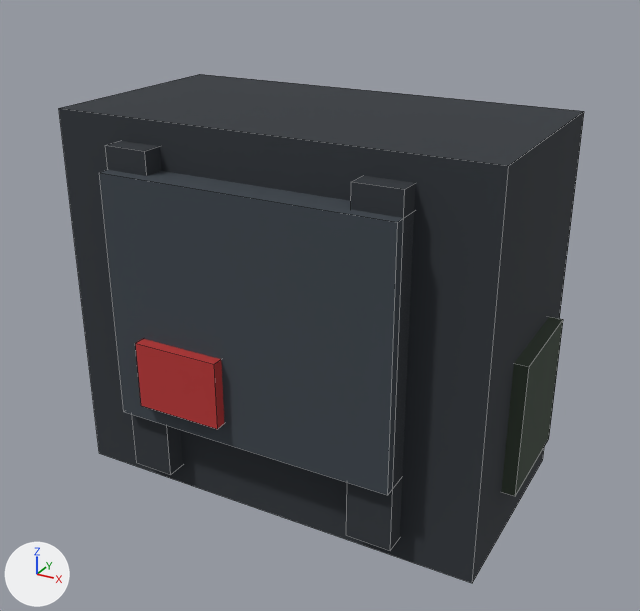
The FBX model assets/3d/export/inf_brute_upper_torso.fbx: old version first, new version second.
Before and after are seen from a camera (50 mm lens) standing at (1.79, -3.25, 1.59) and looking at (0.02, -0.03, -0.02). Lighting does not change. The marker at lower left points along +X, +Y and +Z. The first picture is the older version. Mesh edges are drawn as thin lines.

The scene before the commit, as lines of its bpy script (objects in view):
```python
me_inf_brute_upper_torso = bpy.data.meshes.new('inf_brute_upper_torso')
me_inf_brute_upper_torso.from_pydata(...)  # a box spanning x -0.97..0.97, y -0.5..0.5, z -0.85..0.85; a box spanning x -0.65..0.65, y -0.64..-0.46, z -0.45..0.65; a box spanning x -0.65..-0.45, y -0.59..-0.47, z -0.75..0.75; a box spanning x 0.45..0.65, y -0.59..-0.47, z -0.75..0.75; a box spanning x 0.93..1.03, y -0.2..0.3, z -0.6..0.0; a box spanning x -0.5..-0.1, y -0.69..-0.63, z -0.35..-0.05; a box spanning x -0.65..0.65, y 0.45..0.75, z -0.45..0.65
me_inf_brute_upper_torso.materials.append(mat_palette)  # picture img_palette_png
ob_inf_brute_upper_torso = bpy.data.objects.new('inf_brute_upper_torso', me_inf_brute_upper_torso)
ob_inf_brute_upper_torso.location = (0.0, 0.0, 0.0)
```
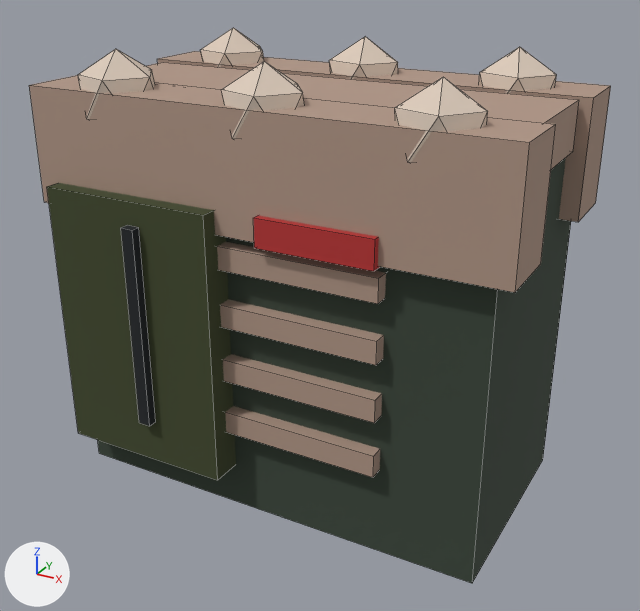
The change in detail:
me_inf_brute_upper_torso is used by ob_inf_brute_upper_torso; location (0.0, 0.0, 0.0).
me_inf_brute_upper_torso had 56 vertices, 42 faces and spanned x -0.97..1.03, y -0.69..0.75, z -0.85..0.85.
me_inf_brute_upper_torso now has 192 vertices, 210 faces and spans x -1.05..1.05, y -0.68..0.77, z -0.85..1.1.
me_inf_brute_upper_torso part 1: a new loose piece, a box spanning x -1.05..1.05, y -0.57..-0.27, z 0.45..0.95, in mat_palette (picture img_palette_png).
me_inf_brute_upper_torso part 2: a new loose piece, an icosphere of 20 faces spanning x -0.86..-0.54, y -0.57..-0.27, z 0.74..1.1, in mat_palette (picture img_palette_png).
me_inf_brute_upper_torso part 3: a new loose piece, an icosphere of 20 faces spanning x -0.16..0.16, y -0.57..-0.27, z 0.74..1.1, in mat_palette (picture img_palette_png).
me_inf_brute_upper_torso part 4: a new loose piece, an icosphere of 20 faces spanning x 0.54..0.86, y -0.57..-0.27, z 0.74..1.1, in mat_palette (picture img_palette_png).
me_inf_brute_upper_torso part 5: a new loose piece, a box spanning x -1.05..1.05, y 0.27..0.57, z 0.45..0.95, in mat_palette (picture img_palette_png).
me_inf_brute_upper_torso part 6: a new loose piece, an icosphere of 20 faces spanning x -0.86..-0.54, y 0.27..0.57, z 0.74..1.1, in mat_palette (picture img_palette_png).
me_inf_brute_upper_torso part 7: a new loose piece, an icosphere of 20 faces spanning x -0.16..0.16, y 0.27..0.57, z 0.74..1.1, in mat_palette (picture img_palette_png).
me_inf_brute_upper_torso part 8: a new loose piece, an icosphere of 20 faces spanning x 0.54..0.86, y 0.27..0.57, z 0.74..1.1, in mat_palette (picture img_palette_png).
me_inf_brute_upper_torso part 9: a new loose piece, a box spanning x -1.0..1.0, y -0.25..0.25, z 0.74..0.94, in mat_palette (picture img_palette_png).
me_inf_brute_upper_torso part 10: a new loose piece, a box spanning x -0.55..0.55, y -0.56..-0.48, z 0.3..0.4, in mat_palette (picture img_palette_png).
me_inf_brute_upper_torso part 11: a new loose piece, a box spanning x -0.55..0.55, y -0.56..-0.48, z 0.05..0.15, in mat_palette (picture img_palette_png).
me_inf_brute_upper_torso part 12: a new loose piece, a box spanning x -0.55..0.55, y -0.56..-0.48, z -0.2..-0.1, in mat_palette (picture img_palette_png).
me_inf_brute_upper_torso part 13: a new loose piece, a box spanning x -0.55..0.55, y -0.56..-0.48, z -0.45..-0.35, in mat_palette (picture img_palette_png).
me_inf_brute_upper_torso part 14: a new loose piece, a box spanning x 0.05..0.55, y -0.6..-0.54, z 0.44..0.56, in mat_palette (picture img_palette_png).
me_inf_brute_upper_torso part 15: a new loose piece, a box spanning x -0.95..-0.15, y -0.64..-0.48, z -0.65..0.55, in mat_palette (picture img_palette_png).
me_inf_brute_upper_torso part 16: a new loose piece, a box spanning x -0.53..-0.47, y -0.68..-0.64, z -0.45..0.45, in mat_palette (picture img_palette_png).
me_inf_brute_upper_torso part 17: 6 loose pieces with 48 vertices, spanning x -0.65..1.03, y -0.69..0.75, z -0.75..0.75, are deleted.
me_inf_brute_upper_torso part 18: 6 kept faces spanning x -0.97..0.97, y -0.5..0.5, z -0.85..0.85 get new texture (UV) coordinates.
Other edits to the shape of me_inf_brute_upper_torso do not show in these pictures.

What differs and where, as boxes (x1, y1, x2, y2) in the pictures (640 x 611 px):
'inf_brute_upper_torso', reshaped (11% wider, 9% taller): before (59, 74, 584, 583); after (29, 28, 611, 583)
part 1 of me_inf_brute_upper_torso, added (brown): after (29, 75, 556, 292)
part 2 of me_inf_brute_upper_torso, added: after (78, 49, 155, 120)
part 3 of me_inf_brute_upper_torso, added: after (221, 61, 304, 139)
part 4 of me_inf_brute_upper_torso, added: after (395, 76, 488, 162)
part 5 of me_inf_brute_upper_torso, added: after (158, 51, 611, 222)
part 6 of me_inf_brute_upper_torso, added: after (201, 28, 264, 67)
part 7 of me_inf_brute_upper_torso, added: after (329, 36, 398, 79)
part 8 of me_inf_brute_upper_torso, added: after (479, 47, 556, 94)
part 9 of me_inf_brute_upper_torso, added (beige): after (146, 62, 579, 169)
part 10 of me_inf_brute_upper_torso, added (brown): after (217, 242, 386, 304)
part 11 of me_inf_brute_upper_torso, added (brown): after (220, 299, 384, 365)
part 12 of me_inf_brute_upper_torso, added (brown): after (223, 354, 382, 423)
part 13 of me_inf_brute_upper_torso, added (brown): after (225, 406, 380, 477)
part 14 of me_inf_brute_upper_torso, added (red): after (253, 216, 380, 271)
part 15 of me_inf_brute_upper_torso, added (green): after (47, 183, 236, 480)
part 16 of me_inf_brute_upper_torso, added: after (121, 225, 156, 426)
part 17 of me_inf_brute_upper_torso, deleted: before (99, 141, 563, 551)
part 18 of me_inf_brute_upper_torso, surface changed: before (59, 74, 584, 583); after (98, 158, 571, 583)
